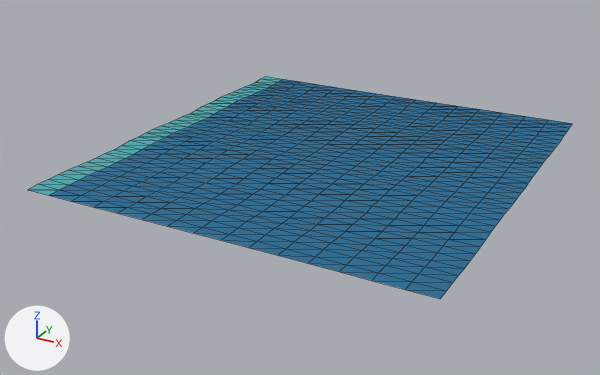
Before and after pictures for a commit that changed the glTF model assets/models/kits/water_sea_tile.glb.
One viewpoint serves both versions: a camera (50 mm lens) standing at (125.6, -111.1, 69.7) and looking at (41.2, 42.4, -7.1). Every picture has the same lights, and +X, +Y and +Z are marked at lower left. The picture after the commit comes second. Mesh edges are drawn as thin lines. Vertices at exactly the same position are counted once.

In view in the first picture: 'water_sea_tile'.
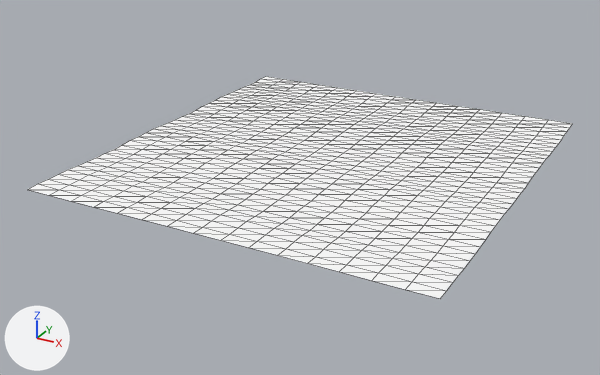
What differs and where, as boxes [x1, y1, x2, y2] in the pictures (600 x 375 px):
```json
{"part": 1, "of": "me_water_sea_tile", "change": "recoloured", "before": [28, 76, 282, 195], "after": [28, 76, 282, 195]}
{"part": 2, "of": "me_water_sea_tile", "change": "recoloured", "before": [49, 79, 572, 299], "after": [49, 79, 572, 299], "on screen": "blue to white"}
```

Edits to the scene script, one JSON object a line:
```json
{"op": "add", "block": "mat_m_beach_kit_atlas", "code": ["mat_m_beach_kit_atlas = principled_material('M_beach_kit_atlas')", "mat_m_beach_kit_atlas.base_color = (1.0, 1.0, 1.0)  # white #ffffff", "mat_m_beach_kit_atlas.roughness = 0.92"]}
{"block": "me_water_sea_tile", "where": "me_water_sea_tile.from_pydata(...)  # 528 vertices, 960 faces; spans x 0.0..90.0, y 0.0..96.0, z -0.2..0.2"}
{"block": "me_water_sea_tile", "where": "# used by ob_water_sea_tile; location = (0.0, 0.0, 0.0)"}
{"block": "me_water_sea_tile", "change": "me_water_sea_tile part 1: all 64 faces that had it switch from mat_water_shallow (cyan #4cabb3) to mat_m_beach_kit_atlas (white #ffffff)"}
{"block": "me_water_sea_tile", "change": "me_water_sea_tile part 2: all 896 faces that had it switch from mat_water_deep (blue #216b94) to mat_m_beach_kit_atlas (white #ffffff)"}
```
